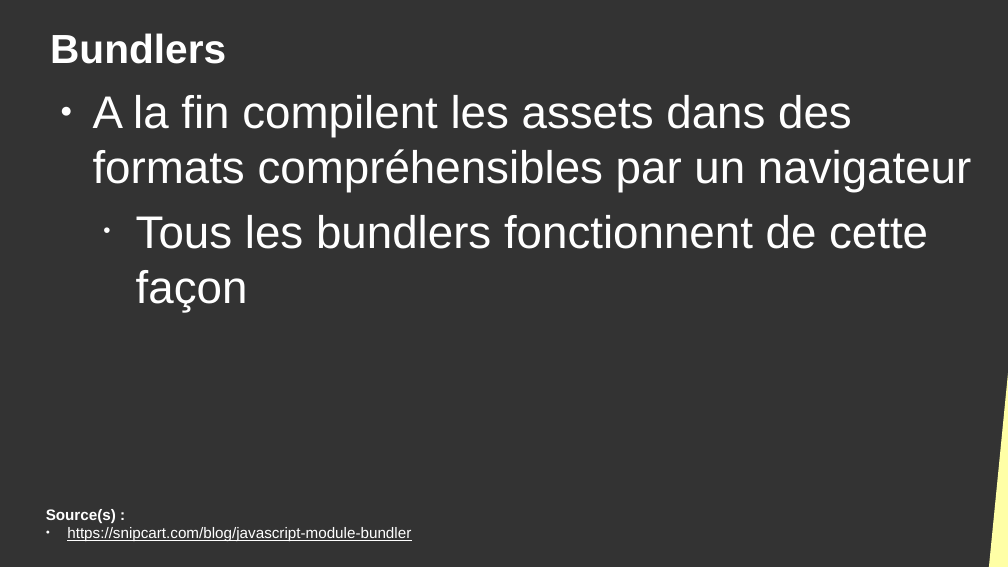
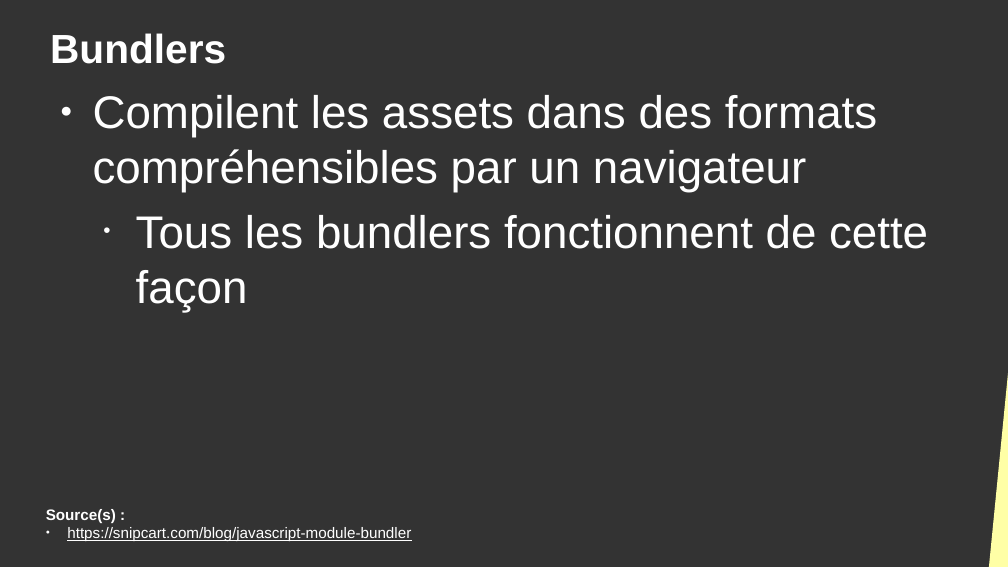
Before and after one commit to DanYellow/cours, a slide deck: slide 7 of developpement-front-s5/travaux-pratiques/numero-4/presentation.odp. Drawn at 1008x567 pixels with LibreOffice and Linux fonts; fonts in the diff are those of the drawing. Boxes give left, top, right and bottom in pixels: in the first picture for what was removed or moved away, otherwise in the second. Text is boxed around its words. In the diff, an @@ line names an element or a change of style, - is before the commit and + after.

```diff
--- a/developpement-front-s5/travaux-pratiques/numero-4/presentation.odp
+++ b/developpement-front-s5/travaux-pratiques/numero-4/presentation.odp
@@ text at <box>93,95,877,192</box>: text changed @@
-● A la fin compilent les assets dans des formats compréhensibles par un navigateur
+● Compilent les assets dans des formats compréhensibles par un navigateur
```
Also in this commit, not shown: 4 other files.
